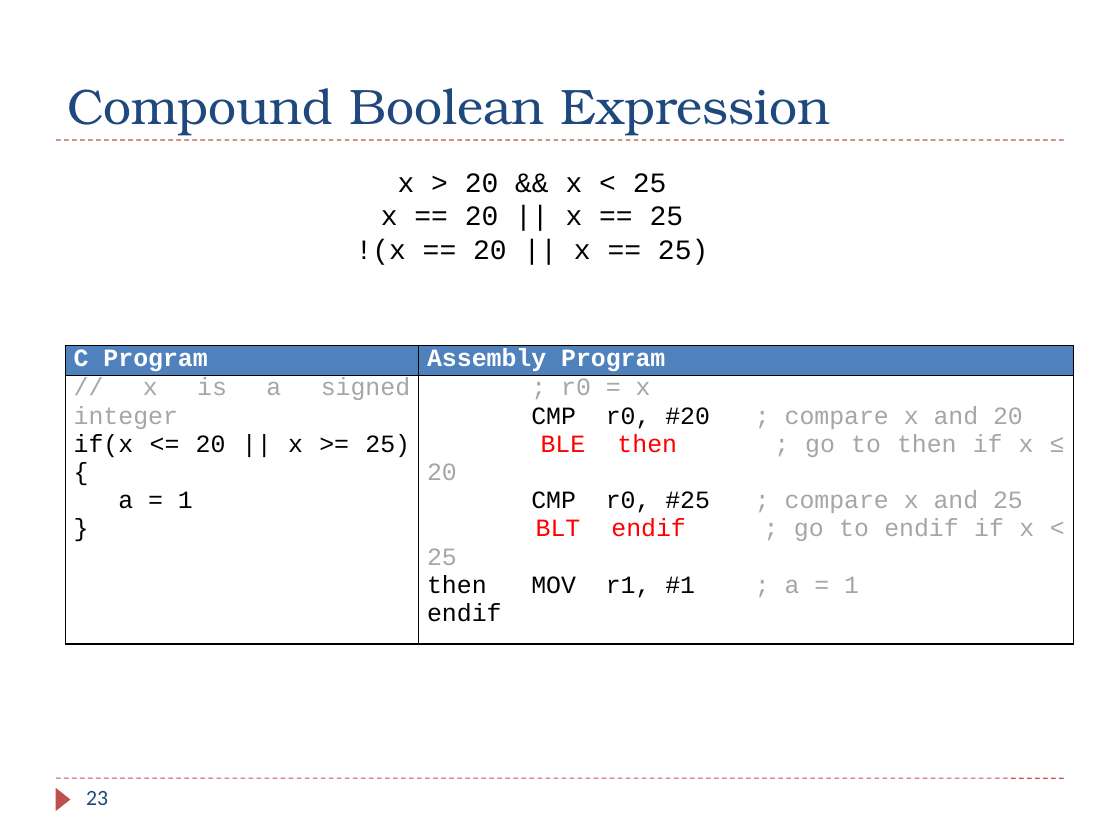
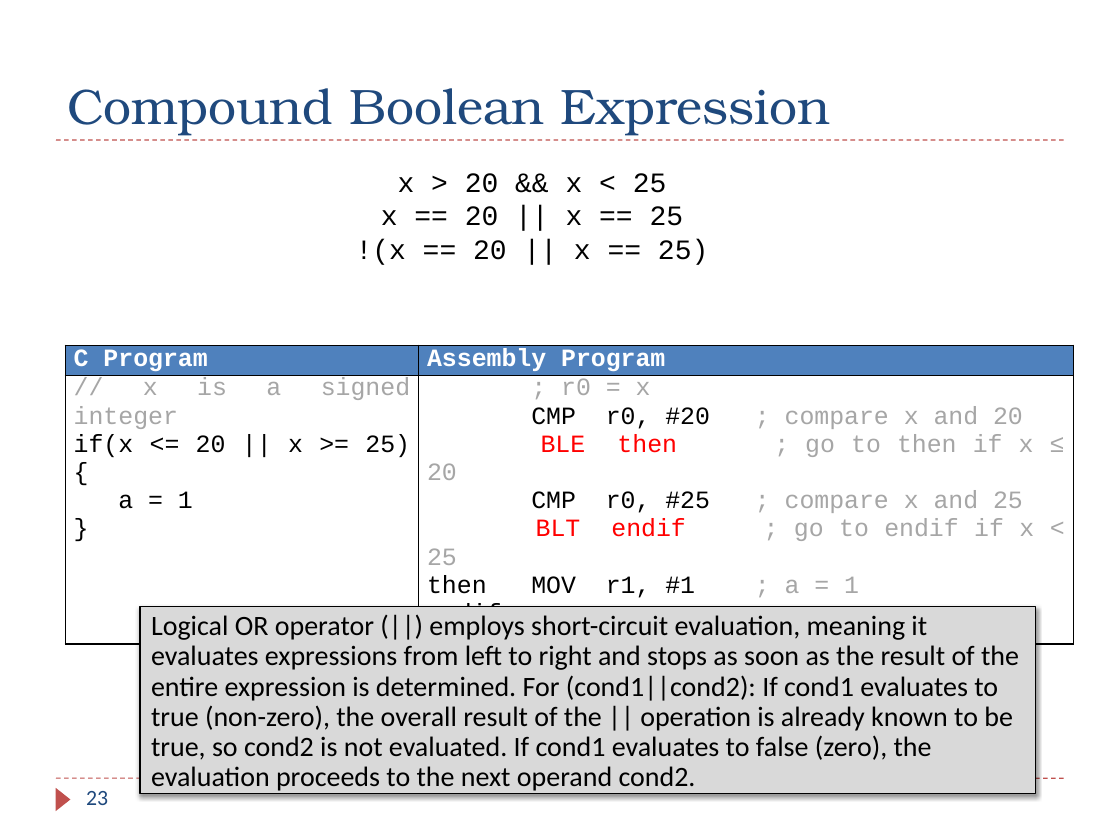
Before and after one commit to guhofstra/CSC111Fa25, a slide deck: slide 23 of PPTs/bak/Textbook Lecture_Slides_V3/Chapter_06_ARM_Flow_Control.pptx. Drawn at 1120x840 pixels with LibreOffice and Linux fonts; fonts in the diff are those of the drawing. Boxes give left, top, right and bottom in pixels: in the first picture for what was removed or moved away, otherwise in the second. Text is boxed around its words. In the diff, an @@ line names an element or a change of style, - is before the commit and + after.

```diff
--- a/PPTs/bak/Textbook Lecture_Slides_V3/Chapter_06_ARM_Flow_Control.pptx
+++ b/PPTs/bak/Textbook Lecture_Slides_V3/Chapter_06_ARM_Flow_Control.pptx
@@ rectangle added at [140,606,1036,793], fill #D9D9D9, outline #000000 0.75 pt, 18 pt, text #000000 @@
+Logical OR operator (||) employs short-circuit evaluation, meaning it evaluates expressions from left to right and stops as soon as the result of the entire expression is determined. For (cond1||cond2): If cond1 evaluates to true (non-zero), the overall result of the || operation is already known to be true, so cond2 is not evaluated. If cond1 evaluates to false (zero), the evaluation proceeds to the next operand cond2.
```
Also in this commit, not shown: 19 other slides changed, 1 slide added, 3 slides removed, 44 other files.
